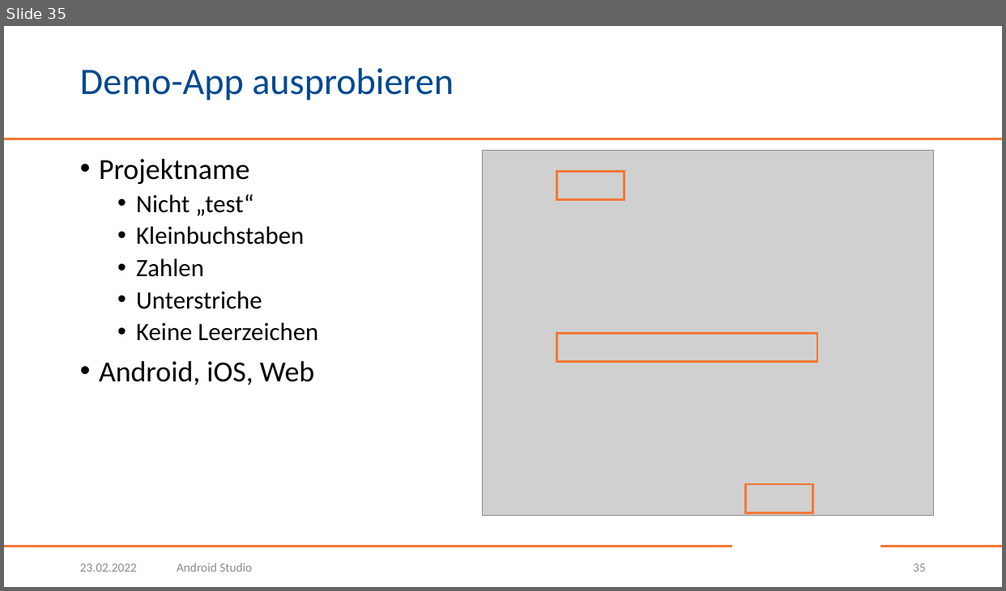
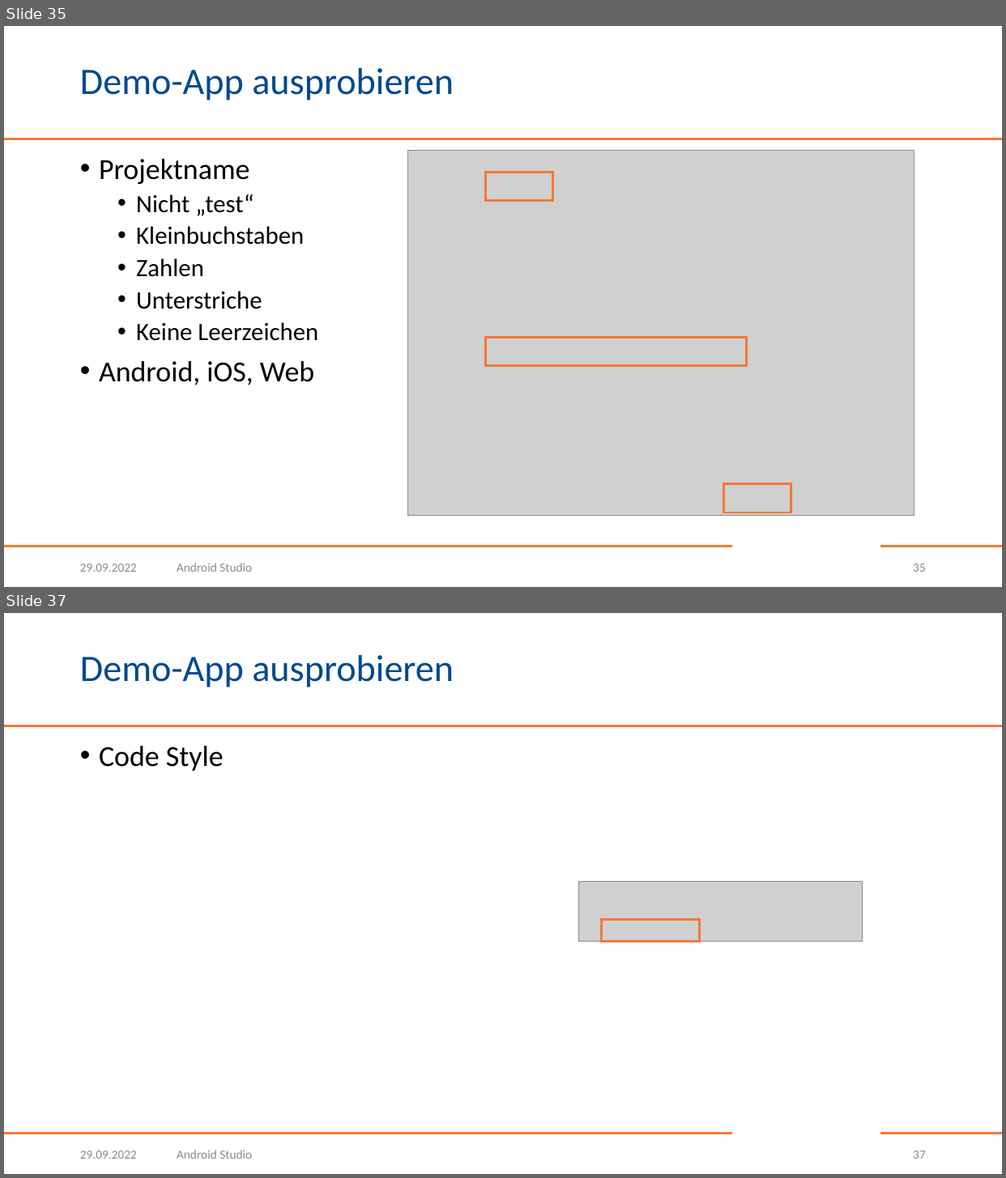
Before and after one commit to BogyMitutoyoCTL/BOGY-App-2022-10, a slide deck: AndroidStudio.pptx. Shown one above the other, each under a label of ours: slide 35 before the commit, slides 35 and 37 after it; the slides between them are not shown. The pictures are 1006x591 and 1006x1178 pixels, drawn with LibreOffice and Linux fonts; fonts in the diff are those of the drawing; grey boxes stand for pictures; background and template pictures are left out. Boxes give left, top, right and bottom in pixels: in the first picture for what was removed or moved away, otherwise in the second. Text is boxed around its words. In the diff, an @@ line names an element or a change of style, - is before the commit and + after.

Commit message:
Update AndroidStudio presentation

```diff
--- a/AndroidStudio.pptx
+++ b/AndroidStudio.pptx
@@ slide 37 added at <box>4,613,1002,1174</box>, background #FFFFFF; not listed: 3 template elements that a slide beside it also shows @@
@@ title added at <box>80,655,454,688</box>, 36 pt, text #004990 @@
+Demo-App ausprobieren
@@ text added at <box>99,746,224,771</box>, 28 pt, text #000000 @@
+• Code Style
@@ picture added at <box>578,881,862,941</box> @@
@@ rectangle added at <box>602,919,700,941</box>, outline #F47836 2.25 pt @@
@@ text added at <box>80,1151,137,1159</box>, 12 pt, text #8C8C8C @@
+29.09.2022
@@ text added at <box>177,1150,252,1159</box>, 12 pt, text #8C8C8C @@
+Android Studio
@@ page number added at <box>913,1151,926,1159</box>, 12 pt, text #8C8C8C @@
+37
@@ slide 35 changed as well @@
@@ picture: place and size @@
-picture at <box>483,150,934,515</box>
+picture at <box>408,150,914,516</box>
@@ rectangle: place and size @@
-rectangle at <box>557,171,624,199</box>
+rectangle at <box>486,172,553,200</box>
@@ rectangle: place and size @@
-rectangle at <box>557,333,818,361</box>
+rectangle at <box>486,337,747,366</box>
@@ rectangle: place and size @@
-rectangle at <box>745,485,812,514</box>
+rectangle at <box>723,484,791,513</box>
@@ text at <box>80,564,137,572</box>: text changed @@
-23.02.2022
+29.09.2022
```
Also in this commit, not shown: 47 other slides changed, 6 other slides added.
